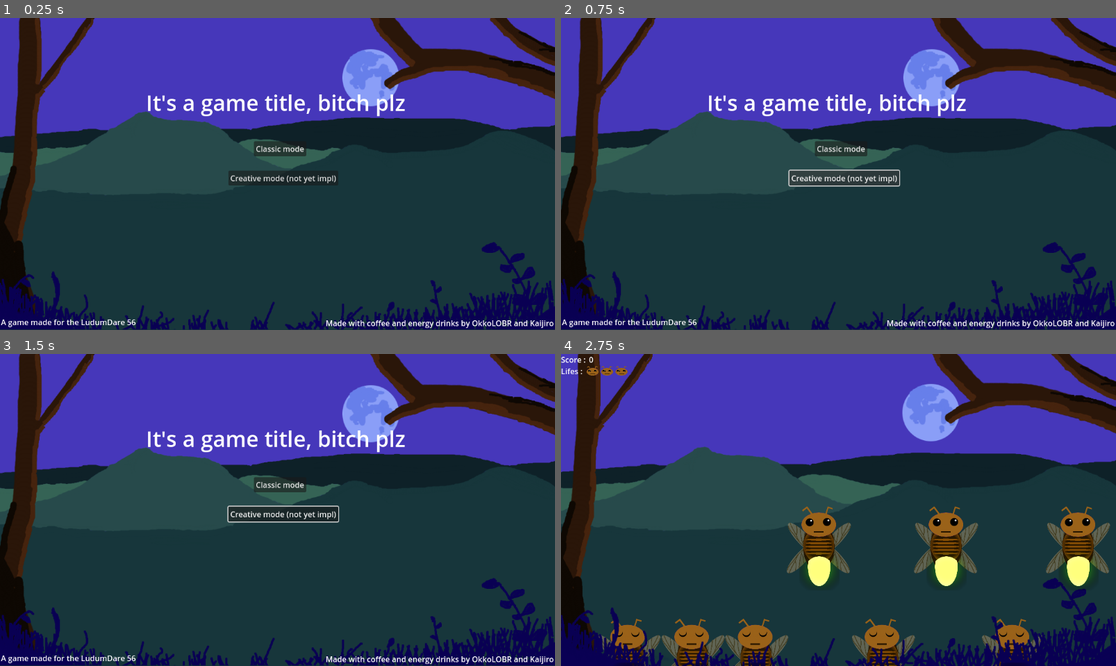
Above: before the commit, frames 1-4 (two rows, left to right).
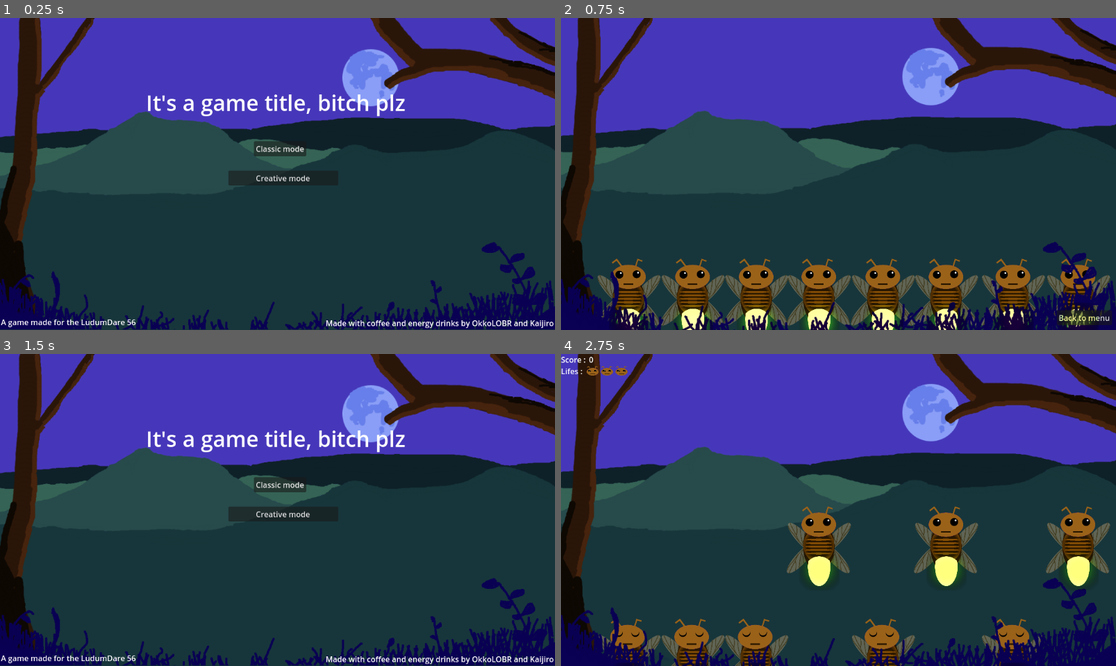
Above: after the commit, the same moments.

Repository: Kaijiro/ld56
Game: Godot game, scene res://scenes/menu.tscn
The game is run twice, just before and just after one commit, with the same random seed, the same clock (stepped at 60 frames per second) and the same inputs. Sound files missing from this copy of the repository are replaced by a short silence.
Inputs (mouse positions are in pixels of both pictures, inside the frame that each line leads up to):
- Up to frame 1 (0.25 s): no input
- Up to frame 2 (0.75 s): click "Creative mode (not yet impl)" (after the commit: "Creative mode") at 0.5 s
- Up to frame 3 (1.5 s): click (521, 653) at 1.25 s, where only the run after the commit has a clickable "Back to menu"
- Up to frame 4 (2.75 s): click "Classic mode" at 2 s

The runs differ from the first frame. In frame 1, 0.2% of the frame differs, in the area x 41-61%, y 50-54%; in frame 2, 18%, in the area x 0-100%, y 0-100%; in frame 3, 0.4%; in frame 4, nothing differs.

Commit message:
Adding Creative mode

Diff:
--- /dev/null
+++ b/scenes/creative.tscn
@@ -0,0 +1,197 @@
+[gd_scene load_steps=18 format=3 uid="uid://651nsik0m1eu"]
+
+[ext_resource type="Script" path="res://scripts/creative_mngr.gd" id="1_g3438"]
+[ext_resource type="Texture2D" uid="uid://c3sag02gtlcdn" path="res://assets/Decor/background.png" id="2_483ds"]
+[ext_resource type="PackedScene" uid="uid://ba2wt0cwplpt0" path="res://scenes/firefly.tscn" id="3_kdrq5"]
+[ext_resource type="AudioStream" uid="uid://6iwvnqpckpep" path="res://assets/sounds/poum.mp3" id="4_d3api"]
+[ext_resource type="AudioStream" uid="uid://d3irjfh5vh7mt" path="res://assets/sounds/dong.mp3" id="5_4i72a"]
+[ext_resource type="AudioStream" uid="uid://emtxggmvc655" path="res://assets/sounds/bah.mp3" id="6_rxlah"]
+[ext_resource type="AudioStream" uid="uid://dbvdpd6ivqyk8" path="res://assets/sounds/bleh.mp3" id="7_vpkix"]
+[ext_resource type="AudioStream" uid="uid://dd4opnl5e42xe" path="res://assets/sounds/wizz.mp3" id="8_1f2fb"]
+[ext_resource type="AudioStream" uid="uid://bgpiaqeumxnsu" path="res://assets/sounds/pshou.mp3" id="9_utsai"]
+[ext_resource type="AudioStream" uid="uid://b4w61pis4t4ud" path="res://assets/sounds/pling.mp3" id="10_whf1r"]
+[ext_resource type="AudioStream" uid="uid://ba1nujtt42o77" path="res://assets/sounds/pop.mp3" id="11_n0rrx"]
+[ext_resource type="Texture2D" uid="uid://duuf8v7y0gtut" path="res://assets/Decor/foreground.png" id="12_60nvj"]
+[ext_resource type="Script" path="res://scripts/ui_manager.gd" id="13_g7kva"]
+[ext_resource type="Texture2D" uid="uid://dbpbohtue36uv" path="res://assets/head_oops.png" id="14_7bruq"]
+[ext_resource type="Texture2D" uid="uid://dllvvmg7ykfbk" path="res://assets/head_happy.png" id="15_eg6b1"]
+[ext_resource type="Texture2D" uid="uid://qb6adh2esedt" path="res://assets/UI/listen.png" id="16_x3r87"]
+[ext_resource type="Texture2D" uid="uid://da2qx0e4cy4js" path="res://assets/UI/your_turn.png" id="17_qpfgm"]
+
+[node name="Creative" type="Node2D"]
+script = ExtResource("1_g3438")
+
+[node name="Background" type="Sprite2D" parent="."]
+position = Vector2(573, 323)
+scale = Vector2(0.905556, 0.905556)
+texture = ExtResource("2_483ds")
+
+[node name="Firefly" parent="." instance=ExtResource("3_kdrq5")]
+position = Vector2(47, 561)
+scale = Vector2(0.69, 0.69)
+singing_light = Color(0.490196, 0.113725, 0, 1)
+id = 1
+note = ExtResource("4_d3api")
+
+[node name="Firefly2" parent="." instance=ExtResource("3_kdrq5")]
+position = Vector2(180, 561)
+scale = Vector2(0.69, 0.69)
+singing_light = Color(1, 0.583333, 0, 1)
+id = 2
+note = ExtResource("5_4i72a")
+awake_height = 300
+
+[node name="Firefly3" parent="." instance=ExtResource("3_kdrq5")]
+position = Vector2(312, 561)
+scale = Vector2(0.69, 0.69)
+singing_light = Color(0.966667, 1, 0, 1)
+id = 3
+note = ExtResource("6_rxlah")
+
+[node name="Firefly4" parent="." instance=ExtResource("3_kdrq5")]
+position = Vector2(442, 561)
+scale = Vector2(0.69, 0.69)
+singing_light = Color(0, 1, 0.0666666, 1)
+id = 4
+note = ExtResource("7_vpkix")
+awake_height = 300
+
+[node name="Firefly5" parent="." instance=ExtResource("3_kdrq5")]
+position = Vector2(575, 561)
+scale = Vector2(0.69, 0.69)
+singing_light = Color(0.0261, 0.574635, 0.87, 1)
+id = 5
+note = ExtResource("8_1f2fb")
+
+[node name="Firefly6" parent="." instance=ExtResource("3_kdrq5")]
+position = Vector2(706, 561)
+scale = Vector2(0.69, 0.69)
+singing_light = Color(0.00937953, 0.168305, 1, 1)
+id = 6
+note = ExtResource("9_utsai")
+awake_height = 300
+
+[node name="Firefly7" parent="." instance=ExtResource("3_kdrq5")]
+position = Vector2(845, 561)
+scale = Vector2(0.69, 0.69)
+singing_light = Color(0.28945, 0.145349, 0.840661, 1)
+id = 7
+note = ExtResource("10_whf1r")
+
+[node name="Firefly8" parent="." instance=ExtResource("3_kdrq5")]
+position = Vector2(980, 561)
+scale = Vector2(0.69, 0.69)
+singing_light = Color(0.466226, 0.0172693, 0.503273, 1)
+id = 8
+note = ExtResource("11_n0rrx")
+awake_height = 300
+
+[node name="Foreground" type="Sprite2D" parent="."]
+position = Vector2(574.778, 322)
+scale = Vector2(0.905556, 0.905556)
+texture = ExtResource("12_60nvj")
+
+[node name="UI" type="Node" parent="."]
+script = ExtResource("13_g7kva")
+unhappy_face = ExtResource("14_7bruq")
+
+[node name="ScoreLabel" type="Label" parent="UI"]
+visible = false
+offset_right = 40.0
+offset_bottom = 23.0
+text = "Score : "
+
+[node name="ScoreValue" type="Label" parent="UI/ScoreLabel"]
+layout_mode = 0
+offset_left = 58.0
+offset_right = 106.0
+offset_bottom = 23.0
+text = "0"
+
+[node name="LifesLabel" type="Label" parent="UI"]
+visible = false
+offset_top = 24.0
+offset_right = 49.0
+offset_bottom = 47.0
+text = "Lifes : "
+
+[node name="Life1" type="TextureRect" parent="UI/LifesLabel"]
+layout_mode = 0
+offset_left = 52.0
+offset_right = 79.0
+offset_bottom = 22.0
+texture = ExtResource("15_eg6b1")
+expand_mode = 1
+
+[node name="Life2" type="TextureRect" parent="UI/LifesLabel"]
+layout_mode = 0
+offset_left = 82.0
+offset_right = 109.0
+offset_bottom = 22.0
+texture = ExtResource("15_eg6b1")
+expand_mode = 1
+
+[node name="Life3" type="TextureRect" parent="UI/LifesLabel"]
+layout_mode = 0
+offset_left = 112.0
+offset_right = 139.0
+offset_bottom = 22.0
+texture = ExtResource("15_eg6b1")
+expand_mode = 1
+
+[node name="Listen" type="Sprite2D" parent="UI"]
+position = Vector2(588, 112.5)
+texture = ExtResource("16_x3r87")
+
+[node name="PlayerTurn" type="Sprite2D" parent="UI"]
+position = Vector2(609, 131.5)
+texture = ExtResource("17_qpfgm")
+
+[node name="EndScreen" type="ColorRect" parent="UI"]
+visible = false
+offset_left = -4.0
+offset_top = -2.0
+offset_right = 1153.0
+offset_bottom = 648.0
+color = Color(0.325, 0.325, 0.325, 0.622)
+
+[node name="Label" type="Label" parent="UI/EndScreen"]
+layout_mode = 0
+offset_left = 582.0
+offset_top = 258.0
+offset_right = 675.0
+offset_bottom = 281.0
+text = "Game over !"
+
+[node name="ScoreLabel" type="Label" parent="UI/EndScreen"]
+layout_mode = 0
+offset_left = 596.0
+offset_top = 297.0
+offset_right = 652.0
+offset_bottom = 320.0
+text = "Score : "
+
+[node name="ScoreValue" type="Label" parent="UI/EndScreen/ScoreLabel"]
+layout_mode = 0
+offset_left = 58.0
+offset_right = 106.0
+offset_bottom = 23.0
+text = "0"
+
+[node name="Button" type="Button" parent="UI/EndScreen"]
+layout_mode = 0
+offset_left = 583.0
+offset_top = 351.0
+offset_right = 670.0
+offset_bottom = 382.0
+text = "Play again"
+
+[node name="Button" type="Button" parent="UI"]
+offset_left = 1029.0
+offset_top = 607.0
+offset_right = 1144.0
+offset_bottom = 638.0
+text = "Back to menu"
+
+[connection signal="pressed" from="UI/EndScreen/Button" to="UI" method="_on_play_again_button_pressed"]
+[connection signal="pressed" from="UI/Button" to="UI" method="_on_back_button_pressed"]
--- a/scenes/menu.tscn
+++ b/scenes/menu.tscn
@@ -41,7 +41,7 @@
 offset_top = 317.0
 offset_right = 702.0
 offset_bottom = 348.0
-text = "Creative mode (not yet impl)"
+text = "Creative mode"
 
 [node name="Label" type="Label" parent="."]
 layout_mode = 0
--- /dev/null
+++ b/scripts/creative_mngr.gd
@@ -0,0 +1,21 @@
+extends Node2D
+
+# Sequences
+var fireflies = []
+var sequence = []
+var sequence_index = 0
+
+
+# Some UI
+@onready var ui_listen: Sprite2D = $UI/Listen
+@onready var ui_player_turn: Sprite2D = $UI/PlayerTurn
+
+# Called when the node enters the scene tree for the first time.
+func _ready() -> void:
+    self.ui_listen.visible = false
+    self.ui_player_turn.visible = false
+    for node in self.get_children():
+        if node is Firefly:
+            node.awake()
+            node.is_creative = true
+    GameSignals.emit_signal("PlayerTurn")
--- a/scripts/firefly.gd
+++ b/scripts/firefly.gd
@@ -31,6 +31,7 @@
 var is_player_turn: bool = false
 var is_game_await: bool = false
 @export var delay_idle: float = 0.5
+var is_creative: bool = false
 
 # Positionning
 @export var awake_height: int = 150
@@ -112,7 +113,8 @@
 # When player has clicked on a firefly
 func activate() -> void:
     if not self.is_clickable():
-        return
+        if not self.is_creative:
+            return
 
     GameSignals.emit_signal("BlockInputs")
     self.is_game_await = false
@@ -166,4 +168,4 @@
     self.is_game_await = false
 
 func is_clickable() -> bool:
-    return self.is_mouse_on && self.is_awake && self.is_player_turn && self.is_game_await
+    return self.is_mouse_on && self.is_awake && self.is_player_turn && (self.is_game_await || self.is_creative)
--- a/scripts/menu.gd
+++ b/scripts/menu.gd
@@ -6,4 +6,4 @@
     self.get_tree().change_scene_to_file("res://scenes/ld_56.tscn")
 
 func _on_creative_mode_button_pressed() -> void:
-    pass # Replace with function body.
+    self.get_tree().change_scene_to_file("res://scenes/creative.tscn")
--- a/scripts/ui_manager.gd
+++ b/scripts/ui_manager.gd
@@ -28,3 +28,6 @@
 func _on_play_again_button_pressed() -> void:
     print('An other !')
     get_tree().reload_current_scene()
+
+func _on_back_button_pressed() -> void:
+    self.get_tree().change_scene_to_file("res://scenes/menu.tscn")
